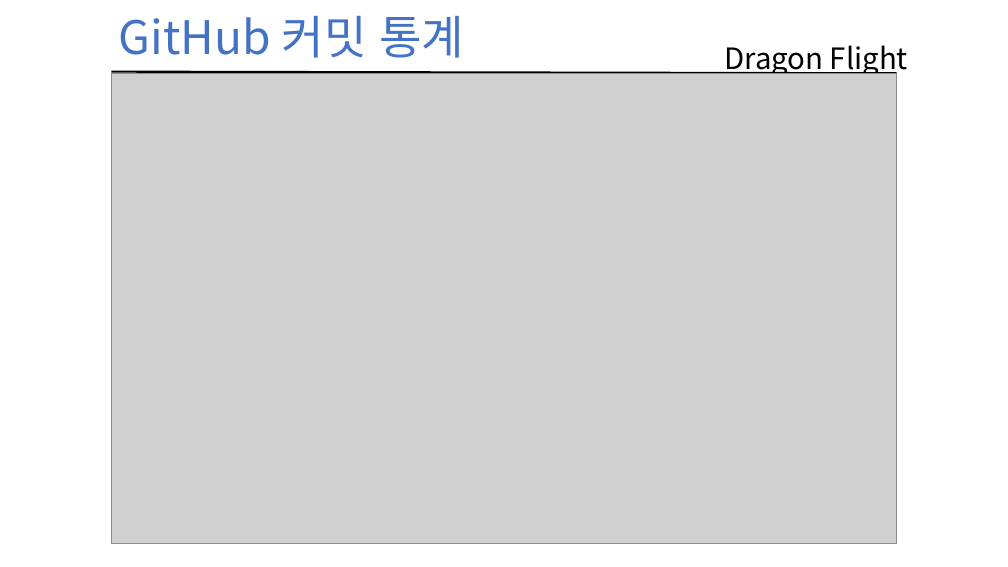
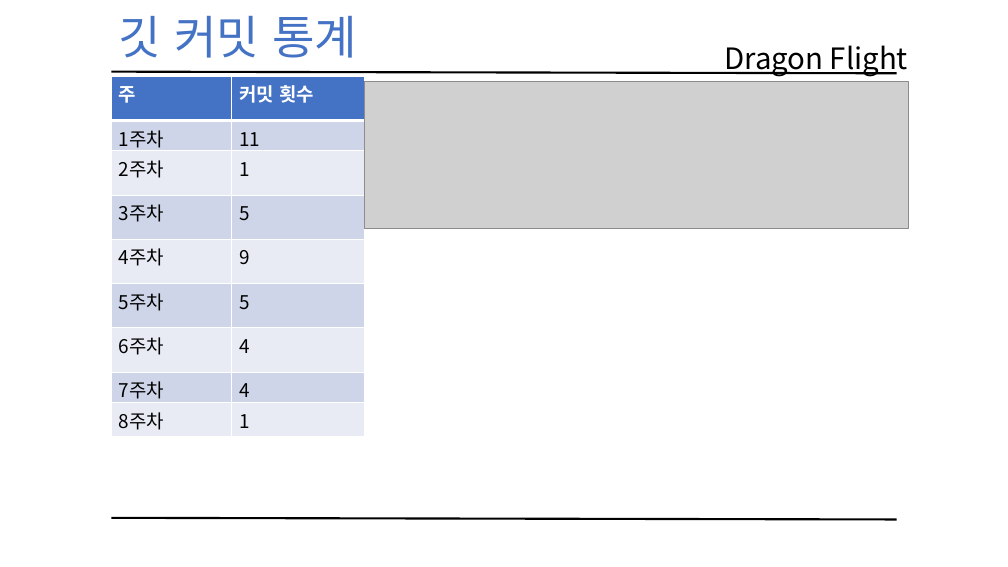
Before and after one commit to kbs5586/2015180003_2DGP_DRILL, a slide deck: slide 3 of DragonFlight Project/2015180003 2차발표.pptx (slide 5 before the commit). Drawn at 1008x567 pixels with LibreOffice and Linux fonts; fonts in the diff are those of the drawing; grey boxes stand for pictures. Boxes give left, top, right and bottom in pixels: in the first picture for what was removed or moved away, otherwise in the second. Text is boxed around its words. In the diff, an @@ line names an element or a change of style, - is before the commit and + after.

```diff
--- a/DragonFlight Project/2015180003 2차발표.pptx
+++ b/DragonFlight Project/2015180003 2차발표.pptx
@@ text at <box>119,16,357,58</box>: text changed @@
-GitHub 커밋 통계
+깃 커밋 통계
@@ picture removed at <box>111,73,897,544</box> @@
@@ table added at <box>111,76,364,437</box>, 9 rows, 2 columns @@
+주 | 커밋 횟수
+1주차 | 11
+2주차 | 1
+3주차 | 5
+4주차 | 9
+5주차 | 5
+6주차 | 4
+7주차 | 4
+8주차 | 1
@@ picture added at <box>364,81,909,228</box> @@
```
Also in this commit, not shown: 2 slides removed, 3 other files.
